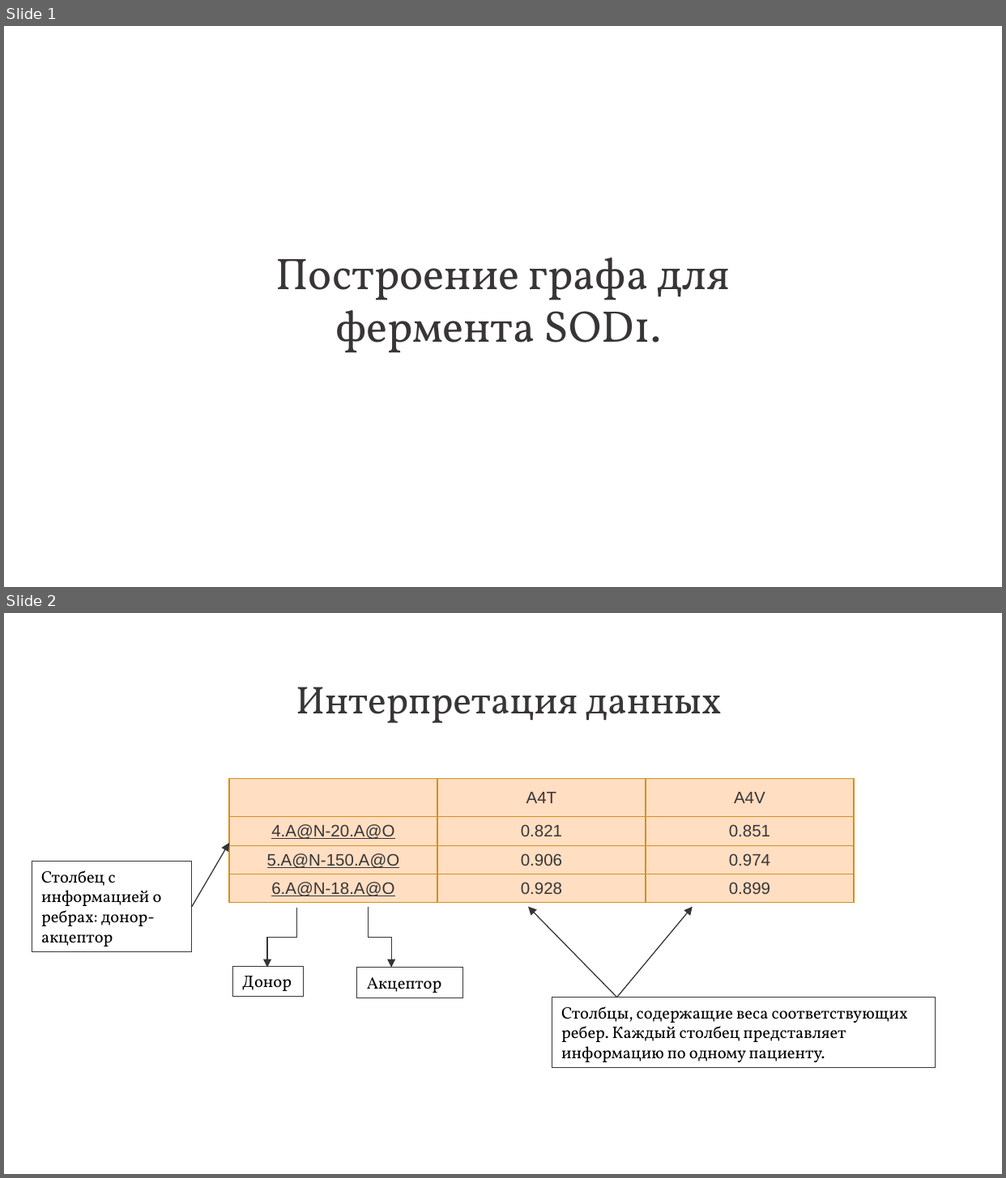
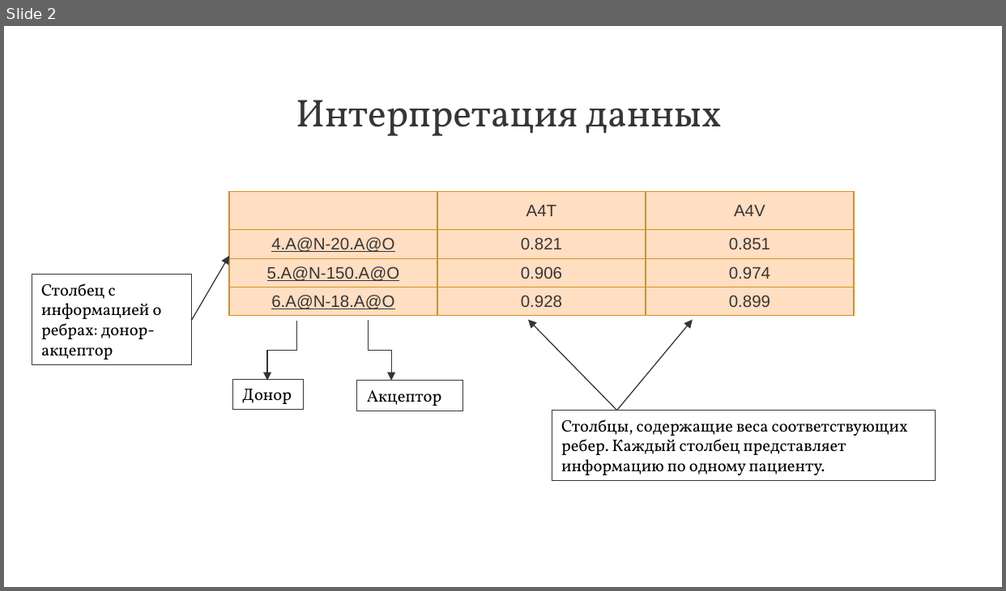
Before and after one commit to Voronik1801/BioProject, a slide deck: Presentation без рез.pptx. Shown one above the other, each under a label of ours: slides 1 and 2 before the commit, slide 2 after it. The pictures are 1006x1178 and 1006x591 pixels, drawn with LibreOffice and Linux fonts; fonts in the diff are those of the drawing; background and template pictures are left out. Boxes give left, top, right and bottom in pixels: in the first picture for what was removed or moved away, otherwise in the second. Text is boxed around its words. In the diff, an @@ line names an element or a change of style, - is before the commit and + after.

```diff
--- a/Presentation без рез.pptx
+++ b/Presentation без рез.pptx
@@ slide 1 removed at (x1=4, y1=26, x2=1002, y2=587), background picture (left out) @@
@@ title removed at (x1=275, y1=258, x2=730, y2=353) @@
-Построение графа для фермента SOD1.
```
Also in this commit, not shown: 1 slide added, 3 other files.
